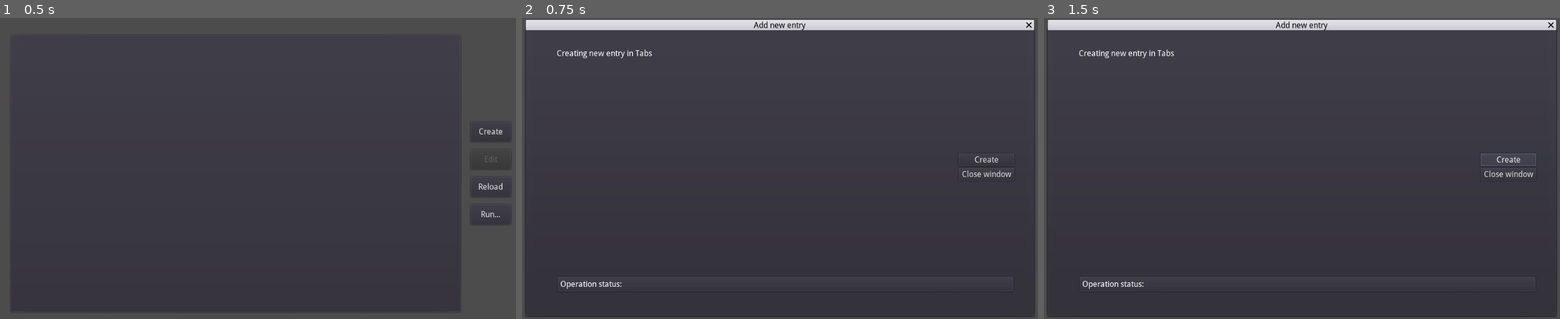
Above: before the commit, frames 1-3 (left to right).
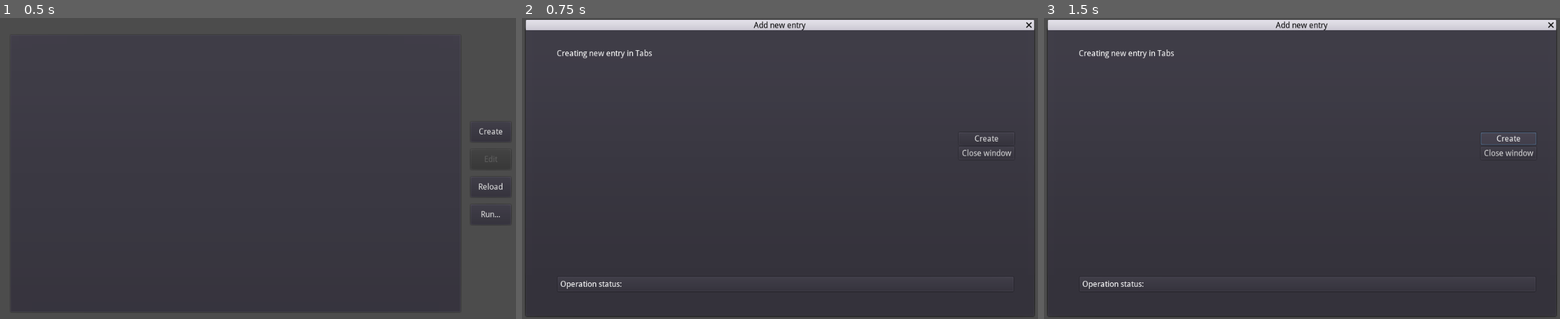
Above: after the commit, the same moments.

Repository: fagirton/MyGodotSQL-Viewer
Game: Godot game, scene res://TableWindow.tscn
The game is run twice, just before and just after one commit, with the same random seed, the same clock (stepped at 60 frames per second) and the same inputs. This scene is started directly instead of the project's main scene.
Inputs:
- Up to frame 1 (0.5 s): no input
- Up to frame 2 (0.75 s): click "Create" at 0.5 s
- Up to frame 3 (1.5 s): click "Create" at 1.25 s

Frame 1 is identical in both runs. In frame 2, 0.3% of the frame differs, in the area x 85-95%, y 38-53%; in frame 3, 0.4%, in the area x 84-96%, y 38-53%.
Error before the commit: Invalid get index '0' (on base: 'Nil'). (res://TableTab.gd:39)
Error after the commit: Invalid get index '0' (on base: 'Nil'). (res://TableTab.gd:45)

Commit message:
Delete button added

Diff:
--- /dev/null
+++ b/ChoiceDialog.gd
@@ -0,0 +1,11 @@
+extends WindowDialog
+
+
+signal ok
+
+func _on_OK_pressed():
+	emit_signal("ok")
+
+
+func _on_Cancel_pressed():
+	self.hide()
--- /dev/null
+++ b/ChoiceDialog.tscn
@@ -0,0 +1,57 @@
+[gd_scene load_steps=2 format=2]
+
+[ext_resource path="res://ChoiceDialog.gd" type="Script" id=1]
+
+[node name="WindowDialog" type="WindowDialog"]
+margin_right = 197.0
+margin_bottom = 99.0
+rect_min_size = Vector2( 150, 100 )
+size_flags_horizontal = 3
+size_flags_vertical = 3
+resizable = true
+script = ExtResource( 1 )
+
+[node name="VBoxContainer" type="VBoxContainer" parent="."]
+anchor_left = 0.5
+anchor_top = 0.5
+anchor_right = 0.5
+anchor_bottom = 0.5
+margin_left = -87.5
+margin_top = -42.0
+margin_right = 87.5
+margin_bottom = 42.0
+size_flags_horizontal = 3
+size_flags_vertical = 3
+alignment = 1
+
+[node name="Label" type="Label" parent="VBoxContainer"]
+margin_top = 18.0
+margin_right = 175.0
+margin_bottom = 37.0
+size_flags_vertical = 6
+text = "Are you sure?"
+align = 1
+valign = 1
+
+[node name="HBoxContainer" type="HBoxContainer" parent="VBoxContainer"]
+margin_top = 59.0
+margin_right = 175.0
+margin_bottom = 84.0
+size_flags_horizontal = 3
+size_flags_vertical = 9
+alignment = 1
+
+[node name="OK" type="Button" parent="VBoxContainer/HBoxContainer"]
+margin_left = 39.0
+margin_right = 99.0
+margin_bottom = 25.0
+text = "OK"
+
+[node name="Cancel" type="Button" parent="VBoxContainer/HBoxContainer"]
+margin_left = 103.0
+margin_right = 136.0
+margin_bottom = 25.0
+text = "Cancel"
+
+[connection signal="pressed" from="VBoxContainer/HBoxContainer/OK" to="." method="_on_OK_pressed"]
+[connection signal="pressed" from="VBoxContainer/HBoxContainer/Cancel" to="." method="_on_Cancel_pressed"]
--- a/EditCreateWindow.gd
+++ b/EditCreateWindow.gd
@@ -10,6 +10,7 @@
 signal createEntry(keys, newV)
 signal postChanges(keys, oldV, newV)
 signal reloadData
+signal deleteEntry(keys, oldV)
 
 func render(keys: Array, types: Array, values: Array, tableName: String, isCreateMode: bool):
 	print(keys)
@@ -29,10 +30,12 @@
 		$MarginContainer/VBoxContainer/Label.text = "Creating new entry in " + tableName
 		self.window_title = "Add new entry"
 		self.find_node("Save Button").text = "Create"
+		self.find_node("Delete Button").visible = false
 	else:
 		$MarginContainer/VBoxContainer/Label.text = "Editing entry in " + tableName
 		self.window_title = "Edit existing entry"
 		self.find_node("Save Button").text = "Update"
+		self.find_node("Delete Button").visible = true
 
 func _on_WindowDialog_popup_hide():
 	$"MarginContainer/VBoxContainer/Status Container/Label".text = "Operation status:"
@@ -55,3 +58,11 @@
 	emit_signal("reloadData")
 func _on_Close_Window_pressed():
 	self.hide()
+
+
+func _on_Delete_Button_pressed():
+	self.find_node("Delete Button").get_child(0).popup_centered()
+
+
+func _on_WindowDialog_ok():
+	emit_signal("deleteEntry", gkeys, oldValues)
--- a/EditCreateWindow.tscn
+++ b/EditCreateWindow.tscn
@@ -1,6 +1,7 @@
-[gd_scene load_steps=2 format=2]
+[gd_scene load_steps=3 format=2]
 
 [ext_resource path="res://EditCreateWindow.gd" type="Script" id=1]
+[ext_resource path="res://ChoiceDialog.tscn" type="PackedScene" id=2]
 
 [node name="WindowDialog" type="WindowDialog"]
 anchor_right = 1.0
@@ -47,16 +48,32 @@
 alignment = 1
 
 [node name="Save Button" type="Button" parent="MarginContainer/VBoxContainer/HBoxContainer/VBoxContainer2"]
-margin_top = 195.0
+margin_top = 140.0
 margin_right = 110.0
-margin_bottom = 220.0
+margin_bottom = 165.0
 text = "Update"
 
 [node name="Close Window" type="Button" parent="MarginContainer/VBoxContainer/HBoxContainer/VBoxContainer2"]
-margin_top = 224.0
+margin_top = 169.0
 margin_right = 110.0
-margin_bottom = 249.0
+margin_bottom = 194.0
 text = "Close window"
+
+[node name="MarginContainer" type="MarginContainer" parent="MarginContainer/VBoxContainer/HBoxContainer/VBoxContainer2"]
+margin_top = 198.0
+margin_right = 110.0
+margin_bottom = 303.0
+custom_constants/margin_top = 80
+
+[node name="Delete Button" type="Button" parent="MarginContainer/VBoxContainer/HBoxContainer/VBoxContainer2/MarginContainer"]
+margin_top = 80.0
+margin_right = 110.0
+margin_bottom = 105.0
+text = "Delete Entry"
+
+[node name="WindowDialog" parent="MarginContainer/VBoxContainer/HBoxContainer/VBoxContainer2/MarginContainer/Delete Button" instance=ExtResource( 2 )]
+margin_right = 150.0
+margin_bottom = 100.0
 
 [node name="Status Container" type="PanelContainer" parent="MarginContainer/VBoxContainer"]
 margin_top = 483.0
@@ -74,3 +91,5 @@
 [connection signal="popup_hide" from="." to="." method="_on_WindowDialog_popup_hide"]
 [connection signal="pressed" from="MarginContainer/VBoxContainer/HBoxContainer/VBoxContainer2/Save Button" to="." method="_on_Save_Button_pressed"]
 [connection signal="pressed" from="MarginContainer/VBoxContainer/HBoxContainer/VBoxContainer2/Close Window" to="." method="_on_Close_Window_pressed"]
+[connection signal="pressed" from="MarginContainer/VBoxContainer/HBoxContainer/VBoxContainer2/MarginContainer/Delete Button" to="." method="_on_Delete_Button_pressed"]
+[connection signal="ok" from="MarginContainer/VBoxContainer/HBoxContainer/VBoxContainer2/MarginContainer/Delete Button/WindowDialog" to="." method="_on_WindowDialog_ok"]
--- a/MySql.gd
+++ b/MySql.gd
@@ -43,6 +43,17 @@
 	print(arrToCount(object.values(), "'"))
 	self.queryRun(["INSERT INTO " + tableName + "(" + arrToCount(object.keys(), "`") + ") VALUES(" + arrToCount(object.values(), "'") + ")"])
 
+func deleteEntry(tableName: String, oldObject: Dictionary):
+	var where = ""
+	for i in oldObject.keys():
+		print(typeof(oldObject[i]))
+		if typeof(oldObject[i]) == TYPE_INT or typeof(oldObject[i]) == TYPE_REAL or typeof(oldObject[i]) == TYPE_NIL:
+			where = where + i + ' = ' + str(oldObject[i]) + ' and '
+		else:
+			where = where + i + " = '" + str(oldObject[i]) + "' and "
+	where.erase(where.length() - 5, 5)
+	self.queryRun(["DELETE FROM " + tableName + " WHERE " + where])
+
 func updateValues(tableName: String, object: Dictionary, oldObject: Dictionary): # Функция обновления значений в таблице
 	var set = ""
 	var where = ""
--- a/TableTab.gd
+++ b/TableTab.gd
@@ -12,37 +12,45 @@
 onready var windowOpen = false
 
 func _ready():
-	# No async loading animations for me I guess
+	# Добавить в сцену текст "Загрузка"
 	var spinner = load("res://assets/Loading.tscn")
 	$MarginContainer/HBoxContainer.add_child_below_node(table, spinner.instance())
 	table.visible = false
 
+	# Запросить содержимое таблицы
 	$HTTPRequest.selectTable(self.name)
 
-func _on_HTTPRequest_request_completed(_result, response_code, _headers, body):
+func _on_HTTPRequest_request_completed(_result, response_code, _headers, body): # Функция вызываемая, когда пришёл HTTP запрос
+	# Действия для запросов из окна Создания/Обновления/Запуска процедуры
 	if windowOpen:
+		# В случае обнаружения ошибки добавить текст в поле Operation status:
 		if $HTTPRequest.checkError(response_code, body) != null:
-			createB.get_child(0).find_node("Status Container").get_child(0).text += $HTTPRequest.checkError(response_code, body)
-			editB.get_child(0).find_node("Status Container").get_child(0).text += $HTTPRequest.checkError(response_code, body)
-			runB.get_child(0).find_node("Status Container").get_child(0).text += $HTTPRequest.checkError(response_code, body)
+			createB.get_child(0).find_node("Status Container").get_child(0).text = "Operation status:" + $HTTPRequest.checkError(response_code, body) + "\n"
+			editB.get_child(0).find_node("Status Container").get_child(0).text = "Operation status:" + $HTTPRequest.checkError(response_code, body) + "\n"
+			runB.get_child(0).find_node("Status Container").get_child(0).text += $HTTPRequest.checkError(response_code, body) + "\n"
 		return true
 
+	# В случае ошибки в основном окне (при получении содержимого таблицы) вставить текст ошибки вместо надписи "Загрузка" посередине
 	if $HTTPRequest.checkError(response_code, body) != null and !windowOpen:
 		$MarginContainer/HBoxContainer.get_node("Empty").get_child(0).text = $HTTPRequest.checkError(response_code, body)
 		return true
 
+	# Если ошибок не было, убираем надпись "Загрузка" в центре окна и включаем видимость таблицы
 	if $MarginContainer/HBoxContainer.get_node("Empty") != null:
 		$MarginContainer/HBoxContainer.get_node("Empty").queue_free()
 	table.visible = true
 
+	# Обрабатываем данные из запроса
 	var json = JSON.parse(body.get_string_from_utf8())
 	var res = json.result[0]
 
+	# Если в запросе были только объекты с полем "Field", значит это пришли названия и типы данных полей таблицы, запишем их в переменную
 	if res[0].has("Field"):
 		for i in res:
 			tableSpecs[i["Field"]] = i["Type"]
 		return
 
+	# Если в результате пришёл массив и предыдущее не сработало, это содержимое таблицы, заполним его в объект таблицы в текущем окне
 	if typeof(json.result) == TYPE_ARRAY:
 		keys = res[0].keys()
 		table._set_column_headers(keys)
@@ -52,53 +60,58 @@
 		table.set_rows(values_arr)
 		$HTTPRequest.tableSpecs(self.name)
 
-
+# При нажатии на Create открываем окно EditCreateWindow с настройкой на Create режим, передаем ему названия и типы данных полей таблицы, текущую выбранную строку
 func _on_CreateButton_pressed():
 	windowOpen = true
 	createB.get_child(0).popup_centered()
 	createB.get_child(0).render(tableSpecs.keys(), tableSpecs.values(), selectedLine, self.name, true)
 
-
+# При нажатии на Edit открываем окно EditCreateWindow с настройкой на Edit режим, передаем ему названия и типы данных полей таблицы, текущую выбранную строку
 func _on_EditButton_pressed():
 	windowOpen = true
 	editB.get_child(0).popup_centered()
 	editB.get_child(0).render(tableSpecs.keys(), tableSpecs.values(), selectedLine, self.name, false)
 
-
+# При нажатии на кнопку Reload обновляем содержимое таблицы
 func _on_SelectButton_pressed():
 	$HTTPRequest.selectTable(self.name)
 
-
+# При нажатии на строку таблицы записать её в текущую выбранную таблицу и включить кнопки Create Edit
 func _on_Table_CLICK_ROW(value):
 	selectedLine = value
 	createB.set_disabled(false)
 	editB.set_disabled(false)
 
-
+# При получении сигнала postChanges от окна EditCreateWindow отправляем запрос на обновление значений
 func _on_WindowDialog_postChanges(keys, oldValues, newValues):
 	print(keys, oldValues, newValues)
 	$HTTPRequest.updateValues(self.name, arrToDict(keys, oldValues), arrToDict(keys, newValues))
 
-
+# При получении сигнала reloadData от окна EditCreateWindow делаем то же самое что и при нажатии кнопки Reload
 func _on_WindowDialog_reloadData():
 	_on_SelectButton_pressed()
 
-
+# При получении сигнала createEntry от окна EditCreateWindow отправляем запрос на создание новой строки в таблице
 func _on_WindowDialog_createEntry(keys, newValues):
 	print(keys, newValues)
 	$HTTPRequest.insertValues(self.name, arrToDict(keys, newValues))
 
+# Функция преобразования двух массивов в словарь
 func arrToDict(keys: Array, values: Array):
 	var dict: Dictionary
 	for i in keys.size():
 		dict[keys[i]] = values[i]
 	return dict
 
-
+# При нажатии на кнопку Run открываем окно запуска процедуры
 func _on_RunButton_pressed():
 	windowOpen = true
 	runB.get_child(0).popup_centered()
 
-
+# Обновляем флаг при закрытии любого окна из кнопок
 func _on_WindowDialog_popup_hide():
 	windowOpen = false
+
+# При получении сигнала на удаление от окна EditCreateWindow отправляем запрос на удаление строки
+func _on_WindowDialog_deleteEntry(keys, oldValues):
+	$HTTPRequest.deleteEntry(self.name, arrToDict(keys, oldValues))
--- a/TableWindow.tscn
+++ b/TableWindow.tscn
@@ -98,6 +98,11 @@
 text = "Run..."
 
 [node name="WindowDialog" parent="MarginContainer/HBoxContainer/VBoxContainer/RunButton" instance=ExtResource( 5 )]
+visible = true
+margin_left = -897.0
+margin_top = -319.0
+margin_right = -34.0
+margin_bottom = 136.0
 
 [connection signal="request_completed" from="HTTPRequest" to="." method="_on_HTTPRequest_request_completed"]
 [connection signal="CLICK_ROW" from="MarginContainer/HBoxContainer/Table" to="." method="_on_Table_CLICK_ROW"]
@@ -106,6 +111,7 @@
 [connection signal="popup_hide" from="MarginContainer/HBoxContainer/VBoxContainer/CreateButton/WindowDialog" to="." method="_on_WindowDialog_popup_hide"]
 [connection signal="reloadData" from="MarginContainer/HBoxContainer/VBoxContainer/CreateButton/WindowDialog" to="." method="_on_WindowDialog_reloadData"]
 [connection signal="pressed" from="MarginContainer/HBoxContainer/VBoxContainer/EditButton" to="." method="_on_EditButton_pressed"]
+[connection signal="deleteEntry" from="MarginContainer/HBoxContainer/VBoxContainer/EditButton/WindowDialog" to="." method="_on_WindowDialog_deleteEntry"]
 [connection signal="popup_hide" from="MarginContainer/HBoxContainer/VBoxContainer/EditButton/WindowDialog" to="." method="_on_WindowDialog_popup_hide"]
 [connection signal="postChanges" from="MarginContainer/HBoxContainer/VBoxContainer/EditButton/WindowDialog" to="." method="_on_WindowDialog_postChanges"]
 [connection signal="reloadData" from="MarginContainer/HBoxContainer/VBoxContainer/EditButton/WindowDialog" to="." method="_on_WindowDialog_reloadData"]
